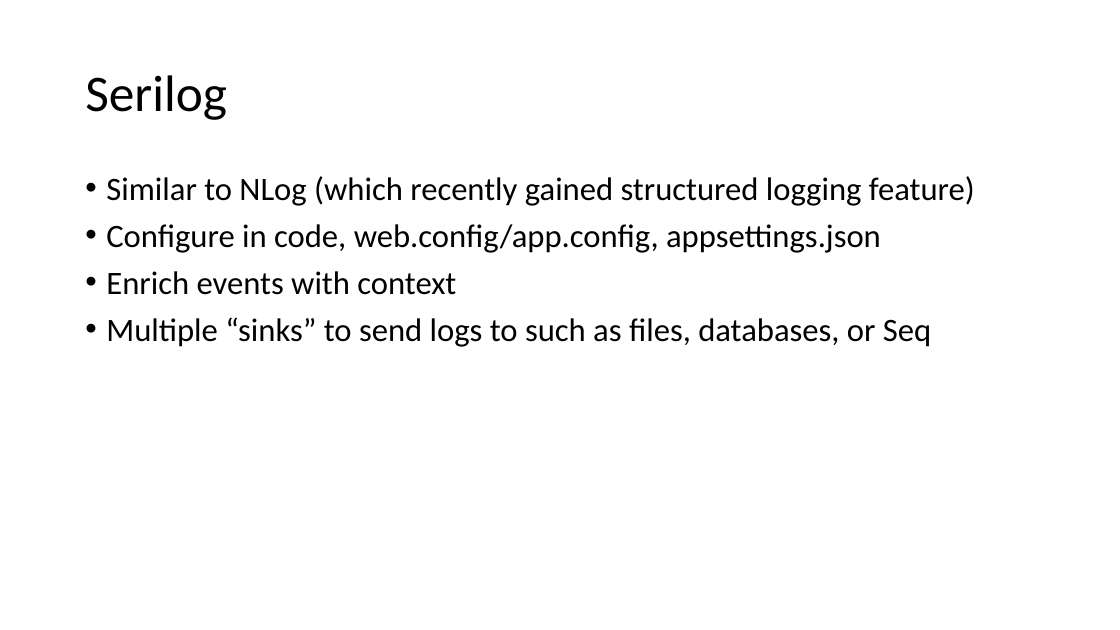
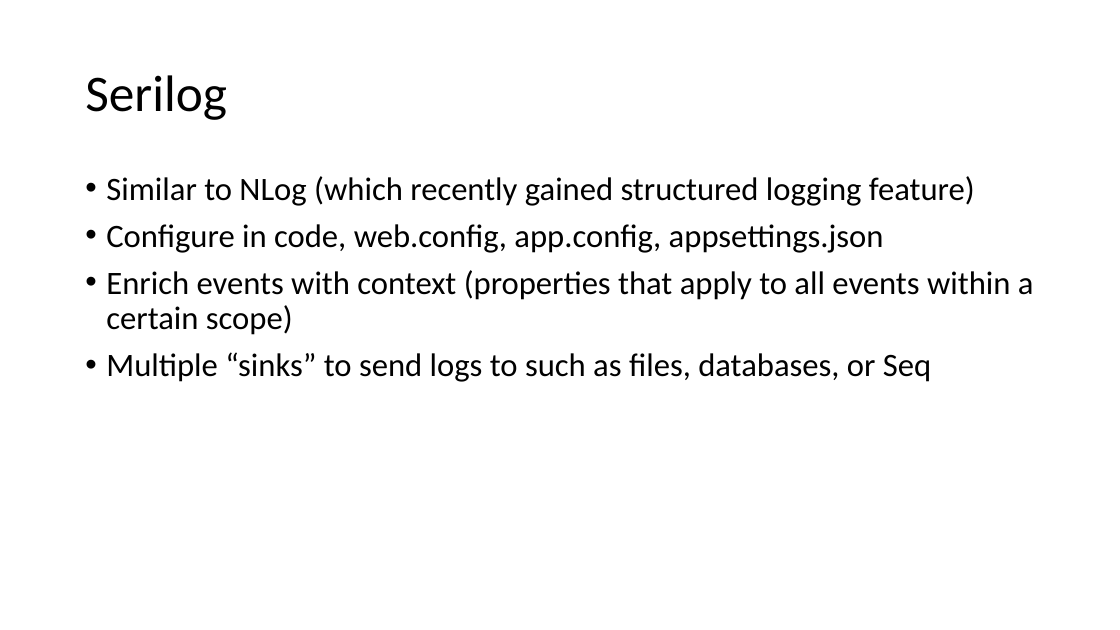
Before and after one commit to mason-mcglothlin/structured-logging-talk, a slide deck: slide 6 of StructuredLogging.pptx. Drawn at 1120x630 pixels with LibreOffice and Linux fonts; fonts in the diff are those of the drawing. Boxes give left, top, right and bottom in pixels: in the first picture for what was removed or moved away, otherwise in the second. Text is boxed around its words. In the diff, an @@ line names an element or a change of style, - is before the commit and + after.

```diff
--- a/StructuredLogging.pptx
+++ b/StructuredLogging.pptx
@@ text at <box>106,224,1034,335</box>: text changed @@
-• Configure in code, web.config/app.config, appsettings.json
-• Enrich events with context
+• Configure in code, web.config, app.config, appsettings.json
+• Enrich events with context (properties that apply to all events within a certain scope)
```
Also in this commit, not shown: 4 other slides changed.
